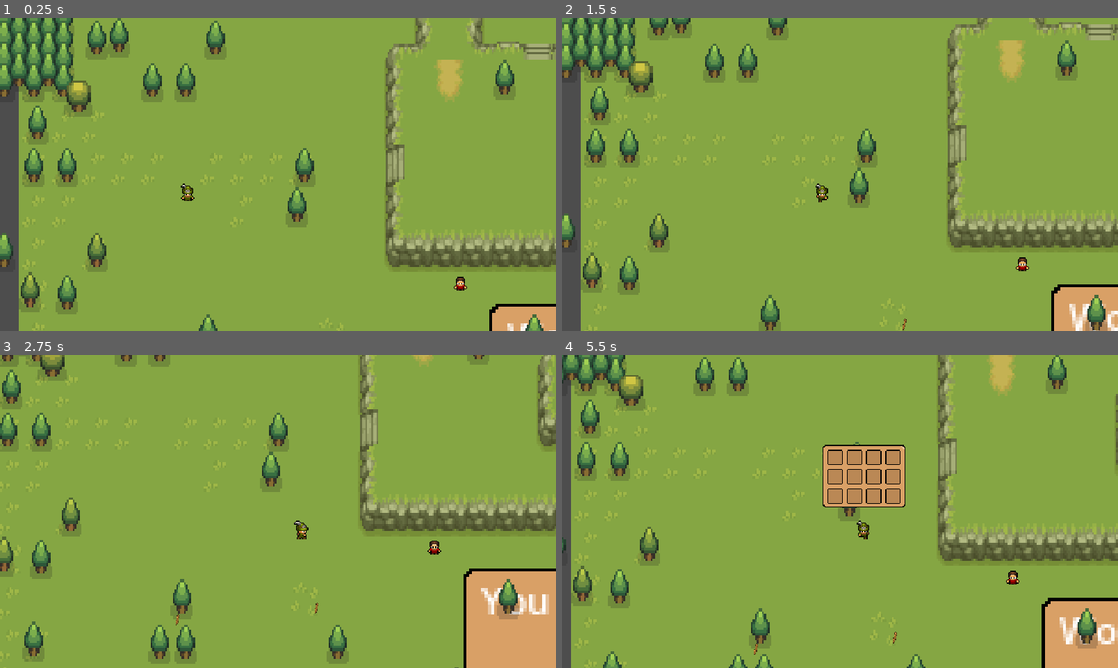
Above: before the commit, frames 1-4 (two rows, left to right).
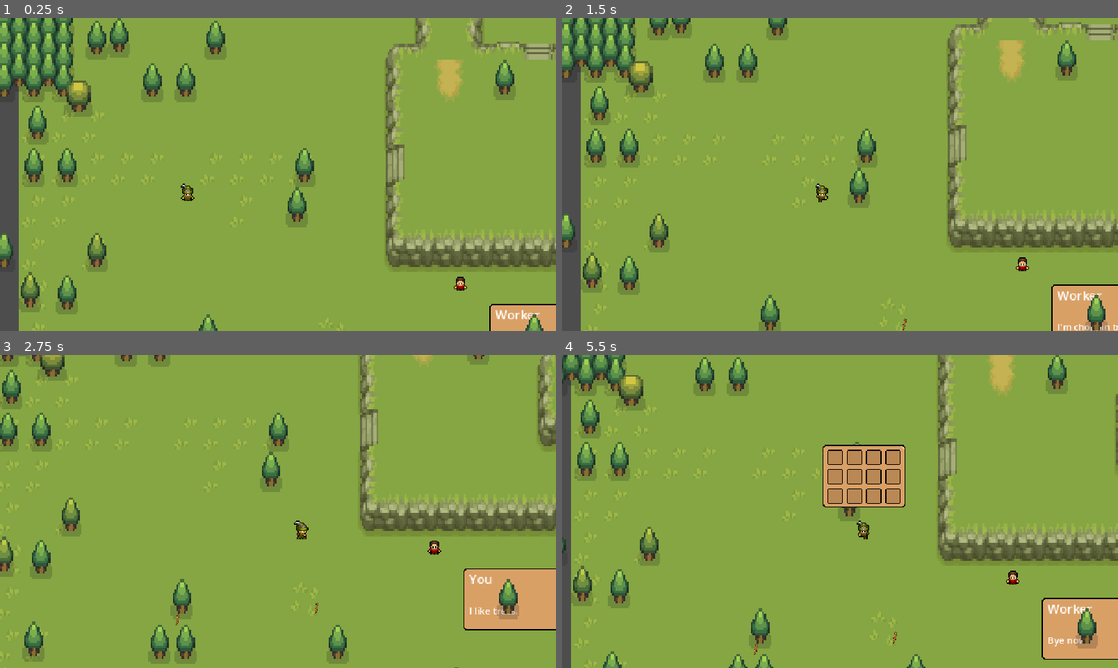
Above: after the commit, the same moments.

Repository: maryBauman/Survive
Game: Godot game, scene res://scenes/places/world.tscn
Two runs of this game, one before a commit and one after it. Both use one fixed random seed, a clock stepped at 60 frames per second and the inputs below.
Inputs:
- Up to frame 1 (0.25 s): no input
- Up to frame 2 (1.5 s): tap Enter (ui_accept) at 0.5, 0.77 s; hold D (right) 0.53-1.28 s; tap E (e) at 0.6 s; hold S (down) from 1.28 s (still down); tap C (chat) at 1.35 s
- Up to frame 3 (2.75 s): tap Enter (ui_accept) at 1.52 s; tap E (e) at 1.55, 2.1 s; release S (down) at 2.03 s; hold D (right) from 2.03 s (still down)
- Up to frame 4 (5.5 s): release D (right) at 2.78 s; hold W (up) 2.78-3.53 s; tap I (i) at 2.85 s; tap Enter (ui_accept) at 3.02, 3.77, 4.25, 4.52, 5 s; tap E (e) at 3.05, 3.6, 4.55, 5.1 s; hold A (left) 3.53-5.03 s; tap C (chat) at 4.35 s; hold S (down) from 5.03 s (still down)

The runs differ from the first frame. In frame 1, 0.3% of the frame differs, in the area x 88-100%, y 91-100%; in frame 2, 0.5%; in frame 3, 2.8%, in the area x 83-100%, y 68-100%; in frame 4, 1.1%.

Commit message:
dialogue

Diff:
--- a/dialogue/dialogue_ui.tscn
+++ b/dialogue/dialogue_ui.tscn
@@ -16,7 +16,6 @@
 offset_top = 21.0
 offset_right = 194.0
 offset_bottom = 85.0
-scale = Vector2(3, 3)
 texture = ExtResource("2_sl7al")
 patch_margin_left = 3
 patch_margin_top = 3
--- a/dialogue/worker_dialogue.json
+++ b/dialogue/worker_dialogue.json
@@ -1,5 +1,5 @@
 [
-	{"name": "Worker", "text": "Hello!!! UwU"},
+	{"name": "Worker", "text": "Hello!!!"},
 	{"name": "Worker", "text": "I have things to say!"},
 	{"name": "Worker", "text": "I'm choppin trees!!"},
 	{"name": "You", "text": "I like trees."},
